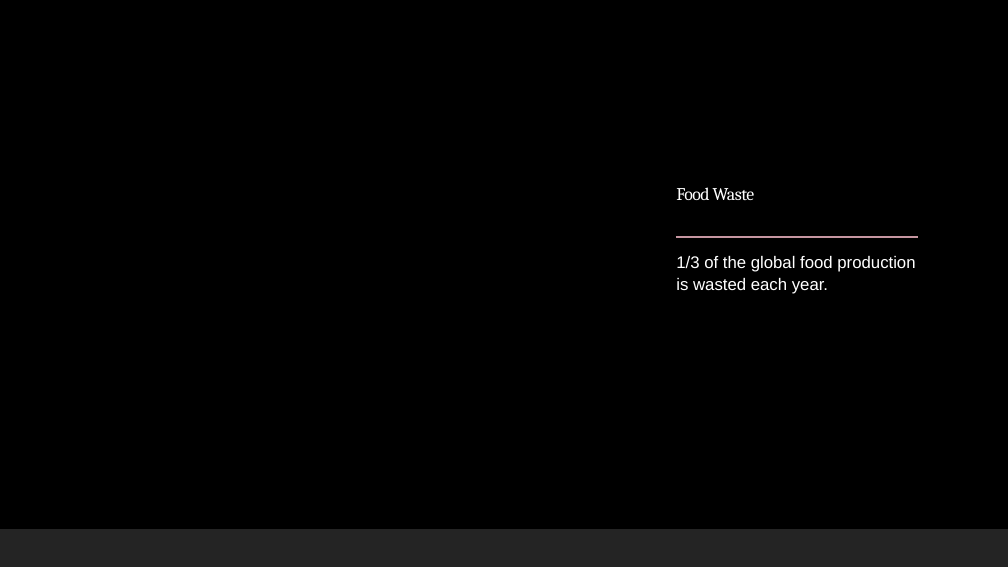
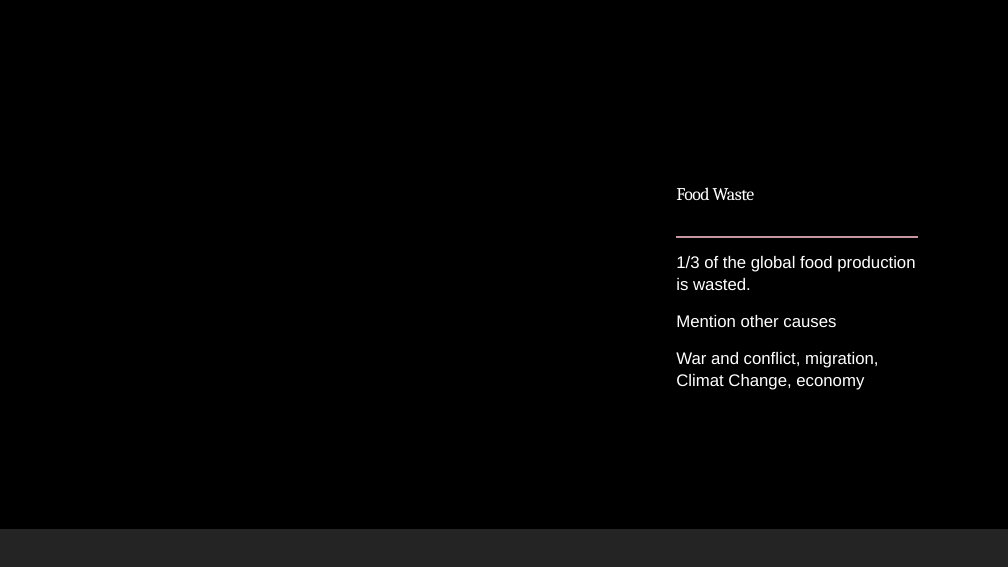
Before and after one commit to furawa/OC_data_analyst_projects, a slide deck: slide 7 of 01_public_health_study/public_health_study_presentation.pptx. Drawn at 1008x567 pixels with LibreOffice and Linux fonts; fonts in the diff are those of the drawing; background and template pictures are left out. Boxes give left, top, right and bottom in pixels: in the first picture for what was removed or moved away, otherwise in the second. Text is boxed around its words. In the diff, an @@ line names an element or a change of style, - is before the commit and + after.

```diff
--- a/01_public_health_study/public_health_study_presentation.pptx
+++ b/01_public_health_study/public_health_study_presentation.pptx
@@ text at <box>676,256,915,390</box>: text changed @@
-  1/3 of the global food production is wasted each year.
+  1/3 of the global food production is wasted.
+  Mention other causes
+  War and conflict, migration, Climat Change, economy
```
Also in this commit, not shown: 1 other slide changed, 20 slides added, 3 other files.
